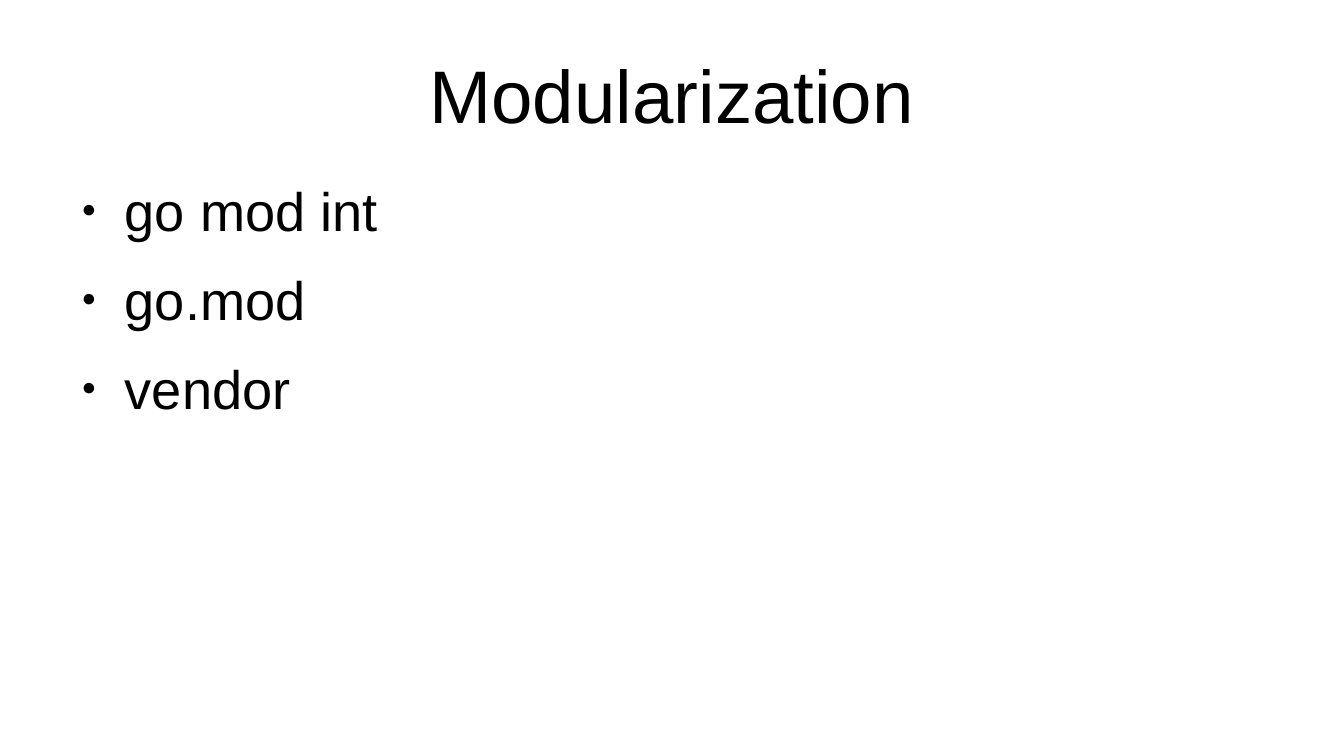
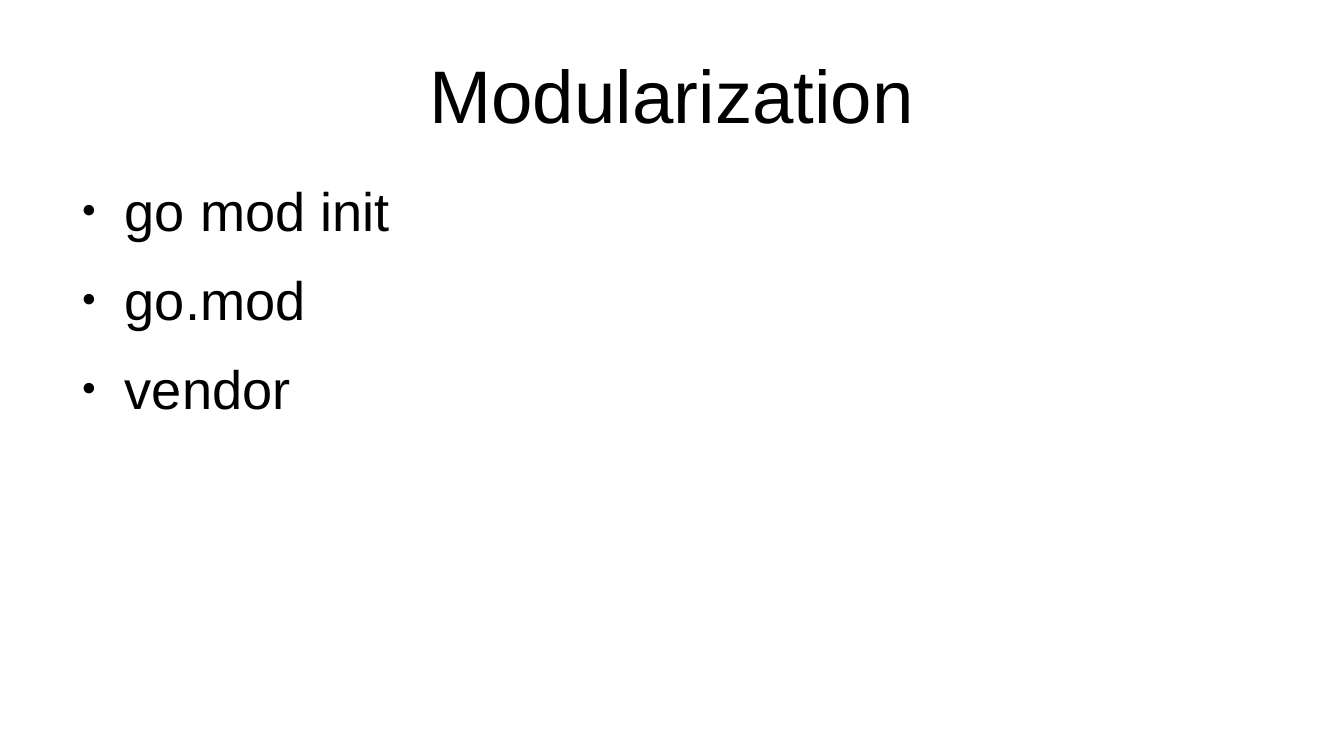
Before and after one commit to axis-go-course/spiderman, a slide deck: slide 12 of presentation.odp. Drawn at 1344x756 pixels with LibreOffice and Linux fonts; fonts in the diff are those of the drawing. Boxes give left, top, right and bottom in pixels: in the first picture for what was removed or moved away, otherwise in the second. Text is boxed around its words. In the diff, an @@ line names an element or a change of style, - is before the commit and + after.

```diff
--- a/presentation.odp
+++ b/presentation.odp
@@ text at [125,191,389,240]: text changed @@
-● go mod int
+● go mod init
```
Also in this commit, not shown: 6 other slides changed, 8 other files.
